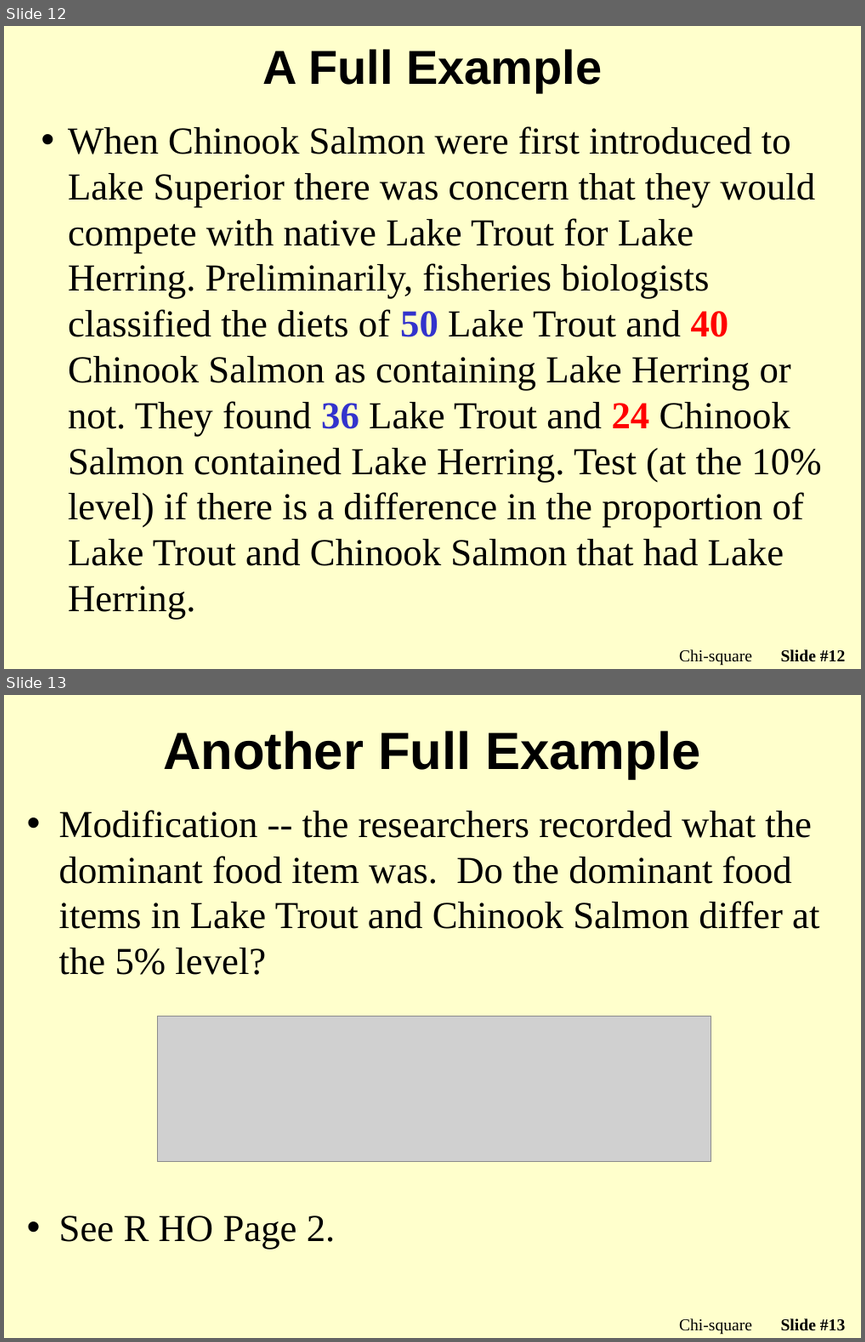
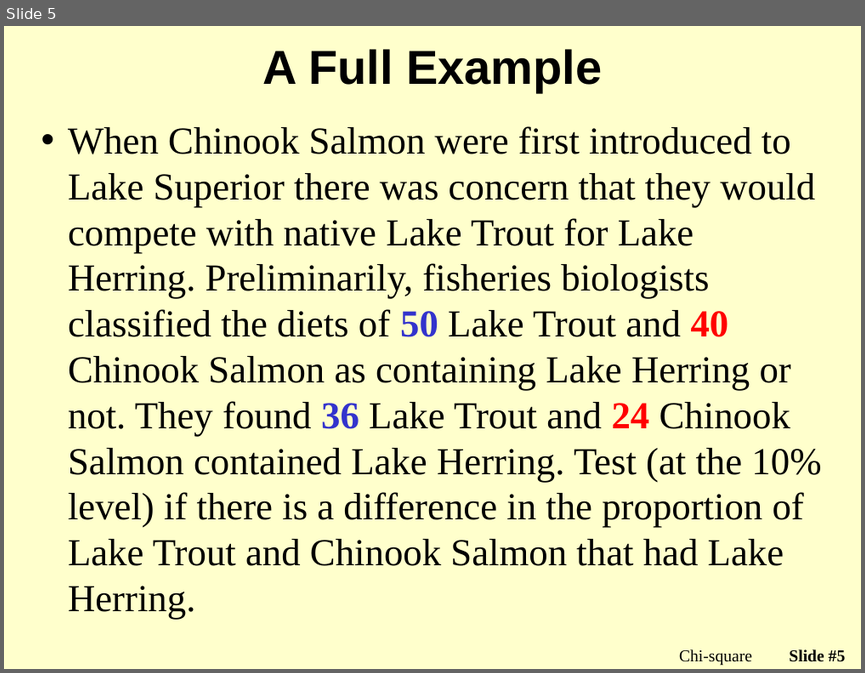
Before and after one commit to droglenc/NCMTH107, a slide deck: modules/Chi_Square/PPT2.pptx. Shown one above the other, each under a label of ours: slides 12 and 13 before the commit, slide 5 after it. The pictures are 865x1342 and 865x673 pixels, drawn with LibreOffice and Linux fonts; fonts in the diff are those of the drawing; grey boxes stand for pictures; background and template pictures are left out. Boxes give left, top, right and bottom in pixels: in the first picture for what was removed or moved away, otherwise in the second. Text is boxed around its words. In the diff, an @@ line names an element or a change of style, - is before the commit and + after.

```diff
--- a/modules/Chi_Square/PPT2.pptx
+++ b/modules/Chi_Square/PPT2.pptx
@@ slide 13 removed at [4, 695, 861, 1338], background picture (left out) @@
@@ title removed at [163, 731, 700, 779] @@
-Another Full Example
@@ text removed at [59, 810, 819, 1249] @@
-• Modification -- the researchers recorded what the dominant food item was. Do the dominant food items in Lake Trout and Chinook Salmon differ at the 5% level?
-• See R HO Page 2.
@@ picture removed at [157, 1016, 711, 1162] @@
@@ text removed at [679, 1318, 752, 1334] @@
-Chi-square
@@ page number removed at [781, 1318, 845, 1331] @@
-Slide #13
@@ what was slide 12 is now slide 5 @@
@@ page number at [789, 649, 846, 662]: text changed @@
-Slide #12
+Slide #5
```
Also in this commit, not shown: 7 other slides removed, 2 other files.
